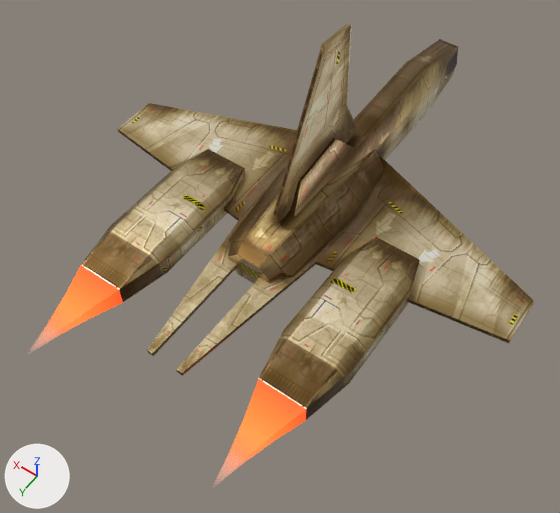
One commit to the Blender file Hyena/hyena.blend: the scene before it, then after it.
The view is the same before and after, from a camera (50 mm lens) standing at (-108.0, 178.0, 212.0) and looking at (-7.0, 37.0, -9.0). Every picture has the same lights, and +X, +Y and +Z are marked at lower left.

The first picture shows 'base_glow', 'glow'.
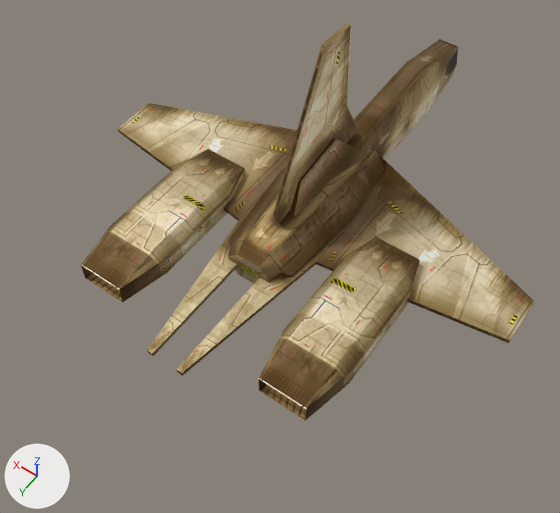
Edits to the scene script, one JSON object a line:
```json
{"op": "add", "block": "img_hyenaglo_png", "code": ["img_hyenaglo_png = load_image('hyenaGLO.png', 'textures/hyenaGLO.png', 512, 512, 'sRGB')"]}
{"op": "add", "block": "mat_base", "code": ["mat_base = bpy.data.materials.new('base')", "# uses the picture img_hyena_png", "# uses the picture img_hyenaglo_png"]}
{"op": "remove", "block": "ob_base_glow", "code": "ob_base_glow.material_slots[0].link = 'OBJECT'; ob_base_glow.material_slots[0].material = mat_base_glow"}
{"op": "add", "block": "ob_base_glow", "code": "ob_base_glow.material_slots[0].link = 'OBJECT'; ob_base_glow.material_slots[0].material = mat_base"}
{"op": "remove", "block": "ob_glow", "code": ["ob_glow = bpy.data.objects.new('glow', me_hyena_001)", "ob_glow.location = (0.0, -7.6, 14.8)", "ob_glow.rotation_euler = (1.571, 0.0, 0.0)  # degrees (90, 0, 0)", "_m = ob_glow.modifiers.new('Mirror', 'MIRROR')"]}
```

Changed parts and their boxes (x1, y1, x2, y2) in the pictures (560 x 513 px):
```json
{"object": "base_glow", "change": "recoloured", "before": [81, 25, 525, 421], "after": [81, 25, 525, 421]}
{"object": "glow", "change": "deleted", "before": [57, 266, 306, 451]}
```
